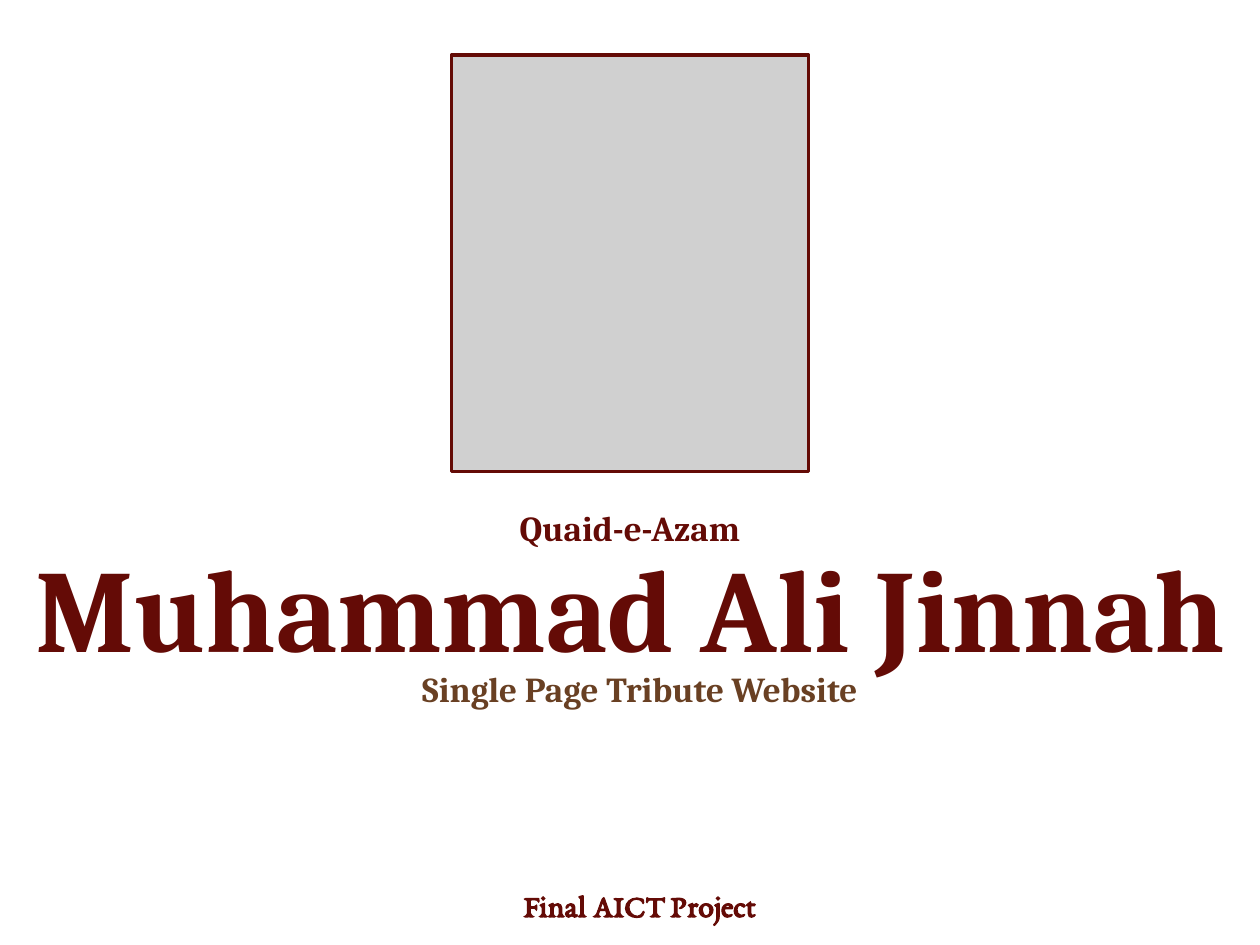
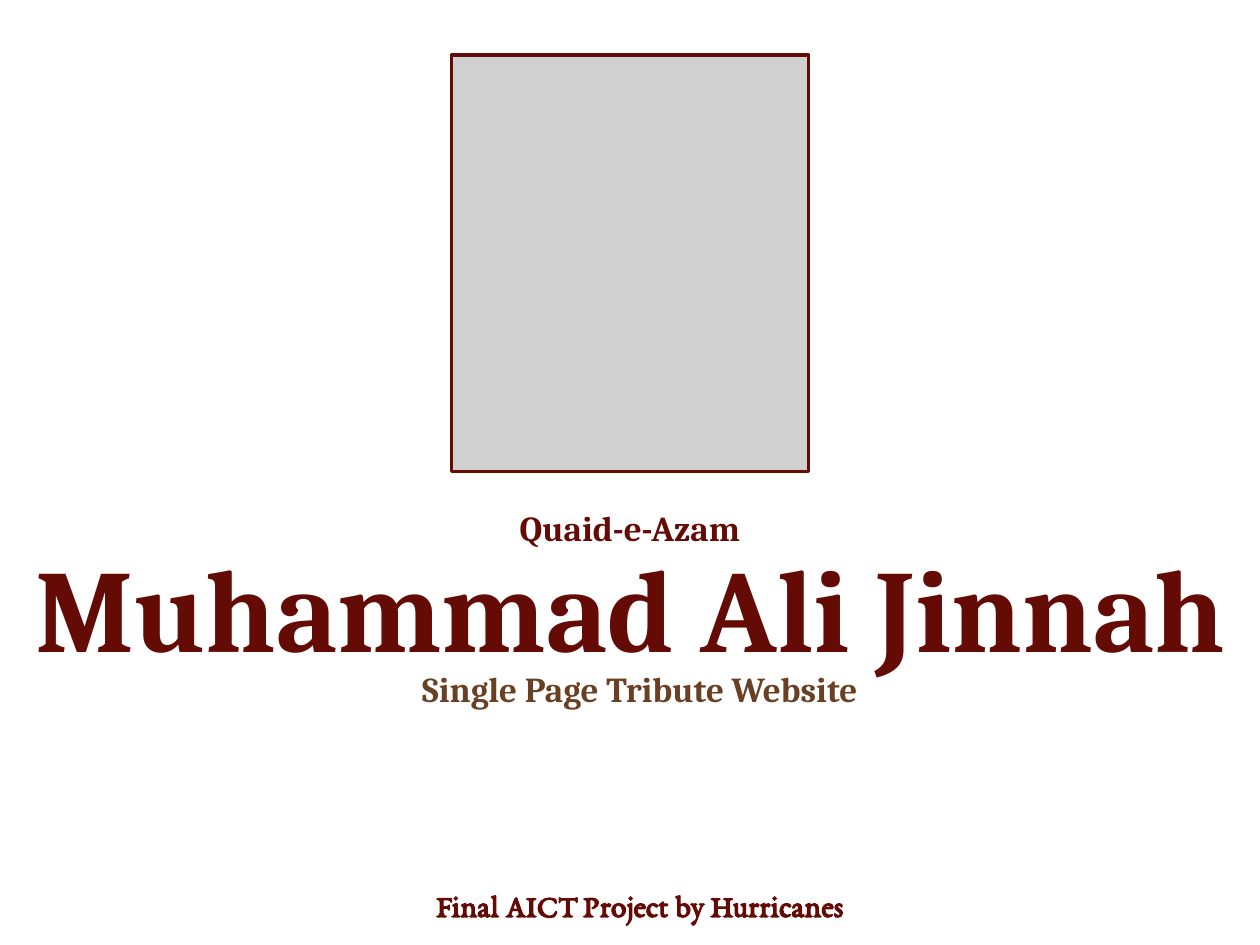
Before and after one commit to Fasih-developer/Hurricanes-Quaideazam, a slide deck: slide 1 of presentation.pptx. Drawn at 1260x945 pixels with LibreOffice and Linux fonts; fonts in the diff are those of the drawing; grey boxes stand for pictures; background and template pictures are left out. Boxes give left, top, right and bottom in pixels: in the first picture for what was removed or moved away, otherwise in the second. Text is boxed around its words. In the diff, an @@ line names an element or a change of style, - is before the commit and + after.

```diff
--- a/presentation.pptx
+++ b/presentation.pptx
@@ text at (436,895,843,925): text changed @@
-Final AICT Project
+Final AICT Project by Hurricanes
```
Also in this commit, not shown: 1 slide added, 1 slide removed, 1 other file.
